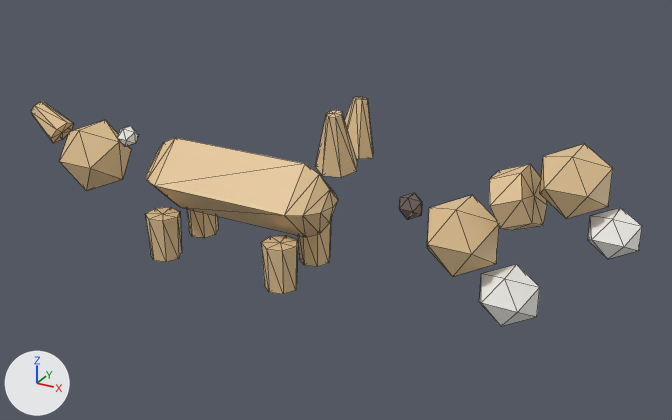
Renders of the glTF model public/studio/v2.15.0/d_corgi/model.glb from each side of a commit.
Both versions are drawn from a camera (50 mm lens) standing at (5.56, -7.88, 4.92) and looking at (1.14, 0.15, 0.9). The lights are fixed; the arrows at lower left show +X, +Y and +Z. The older version comes first. Mesh edges are drawn as thin lines. Where no turn or scale is listed for an object, it has been applied to the vertices.

The first picture shows 'part0', 'part1', 'part10', 'part12', 'part13', 'part15', 'part2', 'part3', 'part4', 'part5', 'part6', 'part7', 'part8' and 3 more.
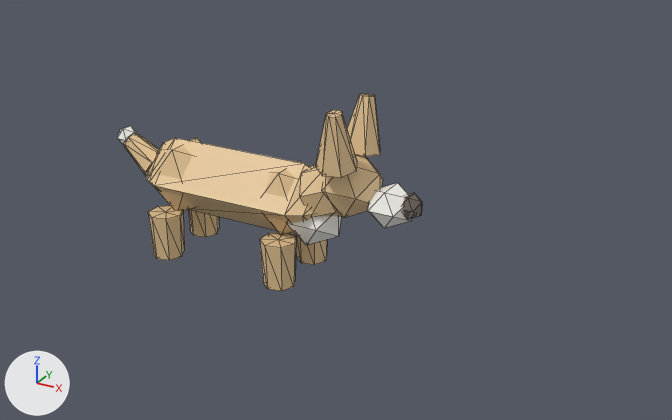
Changed parts and their boxes (x1, y1, x2, y2) in the pictures (672 x 420 px):
'part5', moved: before (540, 144, 613, 219); after (322, 155, 383, 218)
'part2', moved: before (427, 195, 499, 277); after (264, 161, 301, 234)
'part1', moved: before (59, 120, 131, 191); after (151, 138, 201, 211)
'part4', moved: before (489, 164, 547, 230); after (299, 165, 342, 217)
'part3', moved: before (479, 264, 540, 326); after (287, 216, 341, 245)
'part8', moved: before (588, 208, 642, 259); after (368, 183, 411, 228)
'part13', moved: before (261, 235, 298, 294); after (260, 233, 296, 291)
'part15', moved: before (146, 207, 182, 262); after (148, 206, 184, 260)
'part6', moved: before (345, 97, 373, 159); after (347, 94, 380, 156)
'part10', moved: before (31, 102, 73, 143); after (123, 133, 159, 176)
'part12', moved: before (298, 221, 331, 267); after (295, 235, 327, 265)

The change, as a list of edits to the scene's bpy script:
```text
Change me_geometry_1:
    remove me_geometry_1.from_pydata(...)  # 12 vertices, 20 faces; spans x -2.476..-1.693, y -0.366..0.366, z 0.617..1.383
    add me_geometry_1.from_pydata(...)  # 12 vertices, 20 faces; spans x -1.111..-0.329, y -0.366..0.366, z 0.617..1.383
    me_geometry_1 part 1: the whole mesh is moved by (1.365, 0.0, 0.0)
Change me_geometry_2:
    remove me_geometry_2.from_pydata(...)  # 12 vertices, 20 faces; spans x 2.279..3.011, y -0.34..0.34, z 0.643..1.357
    add me_geometry_2.from_pydata(...)  # 12 vertices, 20 faces; spans x 0.294..1.026, y -0.34..0.34, z 0.643..1.357
    me_geometry_2 part 2: the whole mesh is moved by (-1.985, 0.0, 0.0)
Change me_geometry_3:
    remove me_geometry_3.from_pydata(...)  # 12 vertices, 20 faces; spans x 2.865..3.46, y -0.281..0.281, z 0.209..0.737
    add me_geometry_3.from_pydata(...)  # 12 vertices, 20 faces; spans x 0.662..1.258, y -0.281..0.281, z 0.576..1.104
    me_geometry_3 part 3: the whole mesh is moved by (-2.203, 0.0, 0.367)
Change me_geometry_4:
    remove me_geometry_4.from_pydata(...)  # 16 vertices, 28 faces; spans x 2.922..3.433, y -0.292..0.292, z 1.167..1.816
    add me_geometry_4.from_pydata(...)  # 16 vertices, 28 faces; spans x 0.88..1.391, y -0.292..0.292, z 0.841..1.491
    me_geometry_4 part 4: the whole mesh is moved by (-2.042, 0.0, -0.325)
Change me_geometry_5:
    remove me_geometry_5.from_pydata(...)  # 12 vertices, 20 faces; spans x 3.371..4.001, y -0.306..0.306, z 1.481..2.076
    add me_geometry_5.from_pydata(...)  # 12 vertices, 20 faces; spans x 1.105..1.735, y -0.306..0.306, z 1.002..1.598
    me_geometry_5 part 5: the whole mesh is moved by (-2.266, 0.0, -0.479)
Change me_geometry_6:
    remove me_geometry_6.from_pydata(...)  # 16 vertices, 28 faces; spans x 1.111..1.529, y 0.033..0.457, z 1.508..2.133
    add me_geometry_6.from_pydata(...)  # 16 vertices, 28 faces; spans x 1.182..1.6, y 0.048..0.472, z 1.548..2.173
    me_geometry_6 part 6: the whole mesh is moved by (0.071, 0.015, 0.04)
Change me_geometry_8:
    remove me_geometry_8.from_pydata(...)  # 12 vertices, 20 faces; spans x 3.855..4.315, y -0.238..0.238, z 1.156..1.547
    add me_geometry_8.from_pydata(...)  # 12 vertices, 20 faces; spans x 1.63..2.09, y -0.238..0.238, z 0.964..1.356
    me_geometry_8 part 7: the whole mesh is moved by (-2.225, 0.0, -0.191)
Change me_geometry_10:
    remove me_geometry_10.from_pydata(...)  # 16 vertices, 28 faces; spans x -3.016..-2.493, y -0.175..0.175, z 1.071..1.552
    add me_geometry_10.from_pydata(...)  # 16 vertices, 28 faces; spans x -1.578..-1.055, y -0.175..0.175, z 0.909..1.389
    me_geometry_10 part 8: the whole mesh is moved by (1.438, 0.0, -0.163)
Change me_geometry_12:
    remove me_geometry_12.from_pydata(...)  # 16 vertices, 28 faces; spans x 0.57..0.95, y 0.17..0.56, z 0.115..0.635
    add me_geometry_12.from_pydata(...)  # 16 vertices, 28 faces; spans x 0.54..0.92, y 0.155..0.545, z 0.14..0.66
    me_geometry_12 part 9: the whole mesh is moved by (-0.03, -0.015, 0.025)
Change me_geometry_13:
    remove me_geometry_13.from_pydata(...)  # 16 vertices, 28 faces; spans x 0.57..0.95, y -0.56..-0.17, z 0.115..0.635
    add me_geometry_13.from_pydata(...)  # 16 vertices, 28 faces; spans x 0.54..0.92, y -0.545..-0.155, z 0.14..0.66
    me_geometry_13 part 10: the whole mesh is moved by (-0.03, 0.015, 0.025)
Change me_geometry_15:
    remove me_geometry_15.from_pydata(...)  # 16 vertices, 28 faces; spans x -0.991..-0.611, y -0.559..-0.169, z 0.117..0.637
    add me_geometry_15.from_pydata(...)  # 16 vertices, 28 faces; spans x -0.96..-0.58, y -0.545..-0.155, z 0.14..0.66
    me_geometry_15 part 11: the whole mesh is moved by (0.031, 0.014, 0.023)
```
